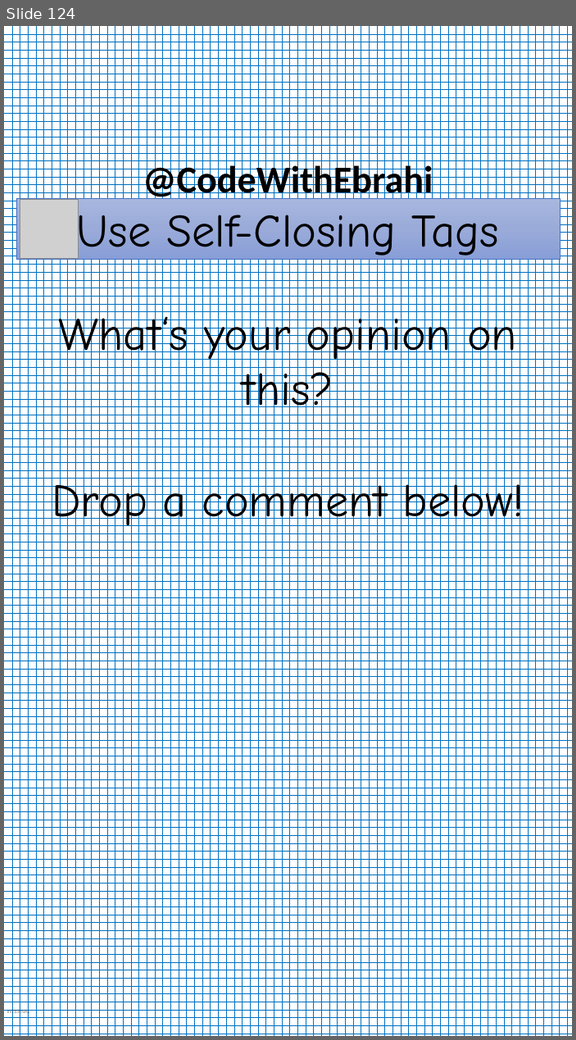
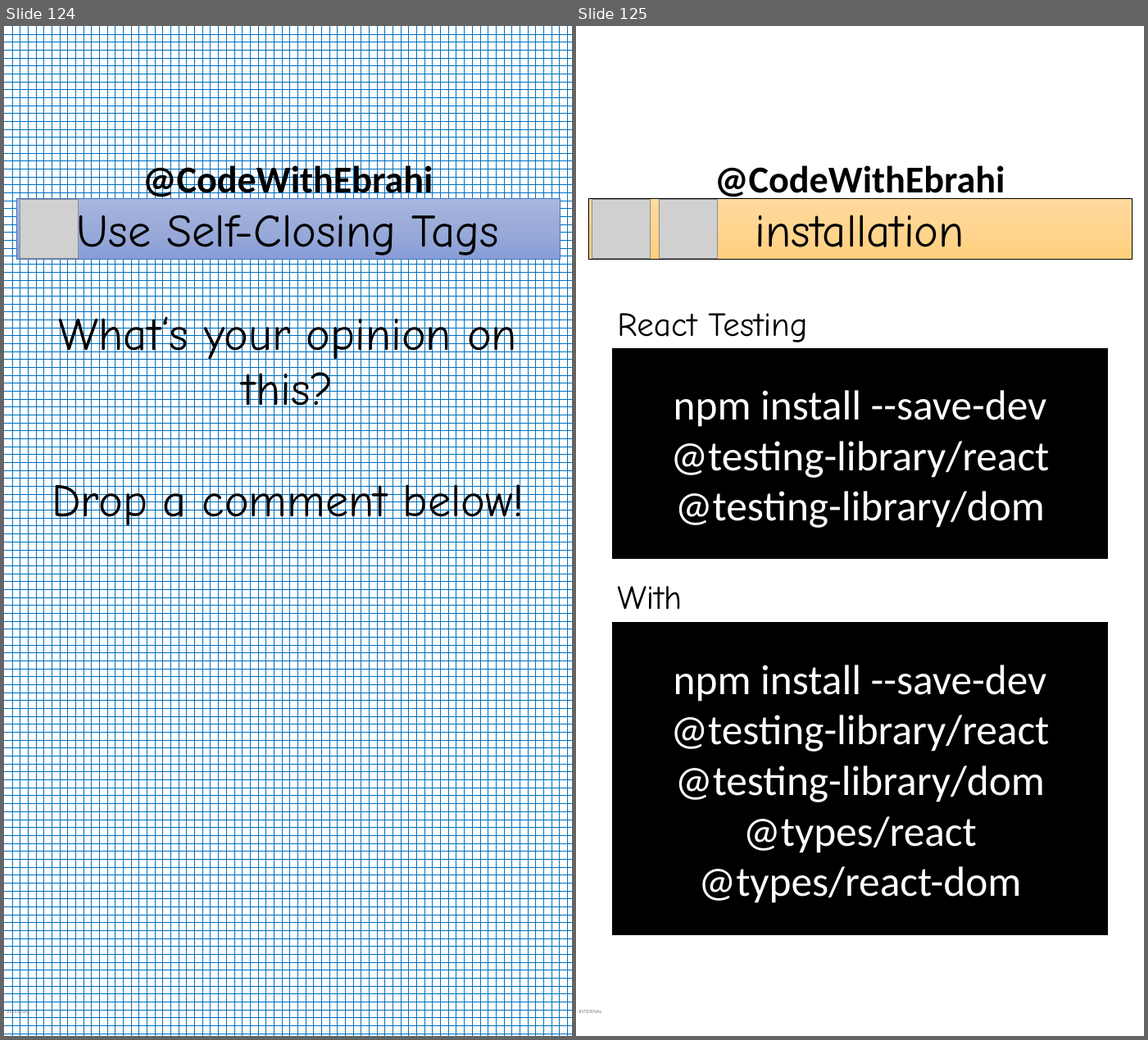
Before and after one commit to ebrahimsalehi1/python_codes, a slide deck: assets/images.pptx. Shown side by side, each under a label of ours: slide 124 before the commit, slides 124 and 125 after it. The pictures are 576x1040 and 1148x1040 pixels, drawn with LibreOffice and Linux fonts; fonts in the diff are those of the drawing; grey boxes stand for pictures; background and template pictures are left out. Boxes give left, top, right and bottom in pixels: in the first picture for what was removed or moved away, otherwise in the second. Text is boxed around its words. In the diff, an @@ line names an element or a change of style, - is before the commit and + after.

Commit message:
feat: react 002

```diff
--- a/assets/images.pptx
+++ b/assets/images.pptx
@@ slide 125 added at box(576, 26, 1144, 1036), background picture (left out); not listed: 2 template elements that a slide beside it also shows @@
@@ rectangle added at box(588, 198, 1132, 260), fill gradient #FFDB9E to #FFD590 to #FFD07C, outline #000000 0.5 pt, 66 pt, text #000000 @@
+installation
@@ picture added at box(592, 199, 651, 258) @@
@@ picture added at box(659, 200, 717, 258) @@
@@ text added at box(617, 313, 807, 348), 48 pt, text #000000 @@
+React Testing Library
@@ rectangle added at box(612, 349, 1108, 559), fill #000000, outline #000000 1 pt, 60 pt, text #FFFFFF @@
+npm install --save-dev @testing-library/react @testing-library/dom
@@ text added at box(617, 586, 767, 622), 48 pt, text #000000 @@
+With TypeScript
@@ rectangle added at box(612, 622, 1108, 935), fill #000000, outline #000000 1 pt, 60 pt, text #FFFFFF @@
+npm install --save-dev @testing-library/react @testing-library/dom @types/react @types/react-dom
```
Also in this commit, not shown: 2 other slides added, 17 other files.
